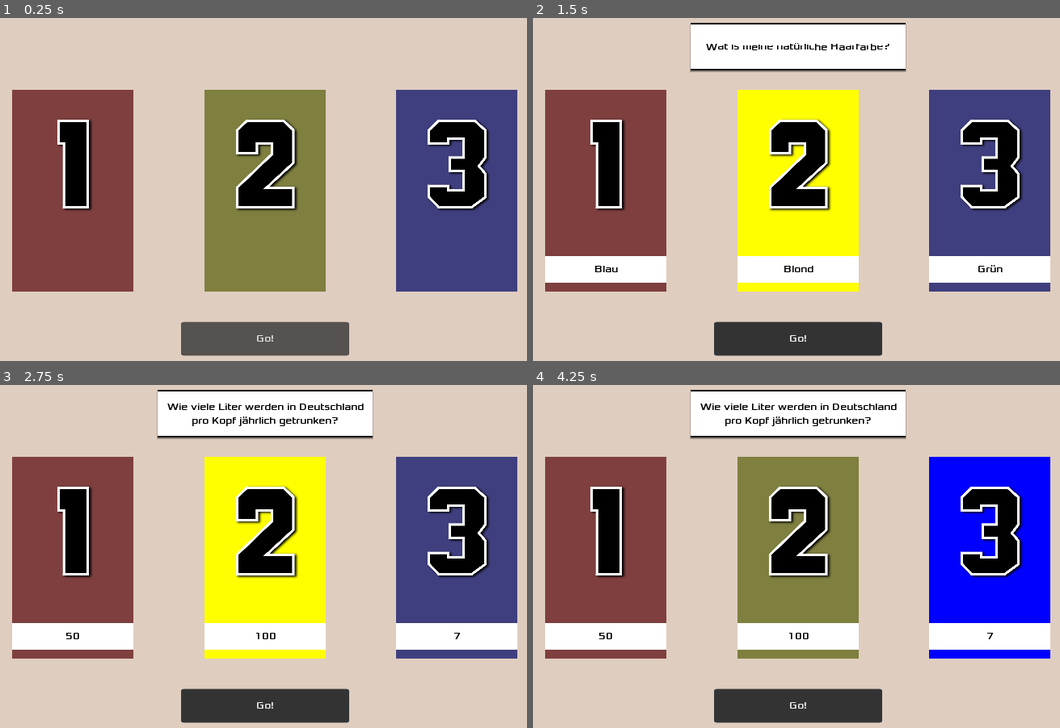
Above: before the commit, frames 1-4 (two rows, left to right).
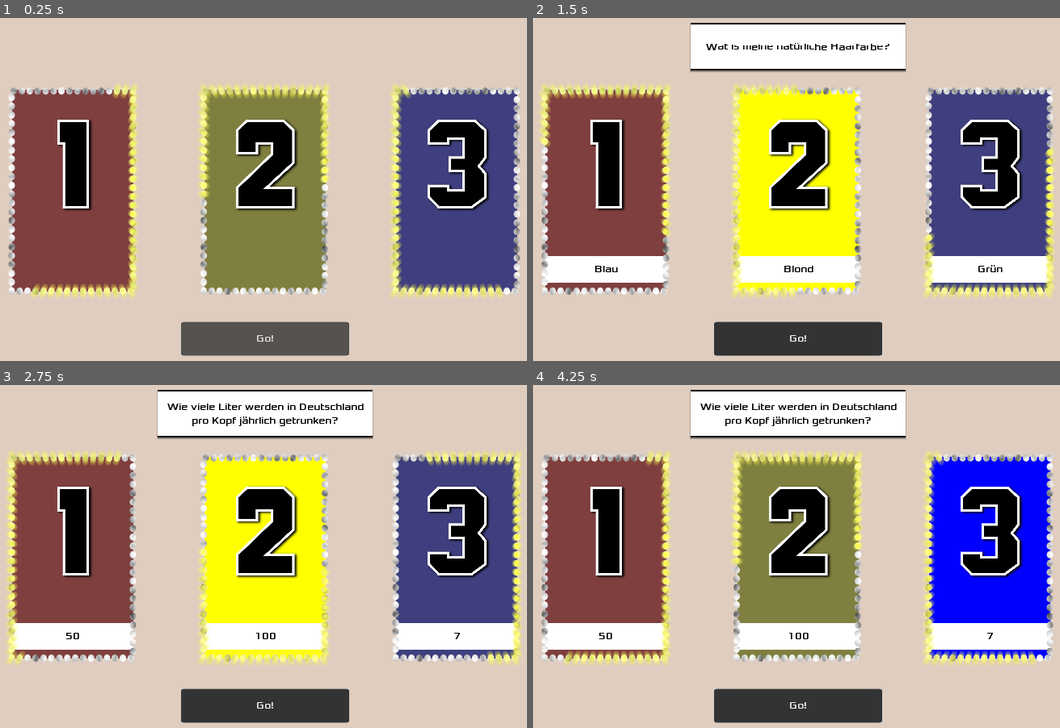
Above: after the commit, the same moments.

Repository: independens/1-2-oder-3
Game: Godot game, scene res://Main.tscn
Two runs of this game, one before a commit and one after it. Both use one fixed random seed, a clock stepped at 60 frames per second and the inputs below.
Inputs:
- Up to frame 1 (0.25 s): no input
- Up to frame 2 (1.5 s): click "Go!" at 0.5 s; click "Go!" at 1.25 s
- Up to frame 3 (2.75 s): click "Go!" at 2 s
- Up to frame 4 (4.25 s): no input

The runs differ from the first frame. In frame 1, 6.8% of the frame differs, in the area x 1-99%, y 19-82%; in frame 2, 6.6%; in frame 3, 6.7%; in frame 4, 6.8%.

Commit message:
improved looplights

Diff:
--- a/AnswerOption.gd
+++ b/AnswerOption.gd
@@ -7,6 +7,9 @@
 export var default_color = Color("343434")
 export var number: int = 1
 
+func _ready():
+	$AnimatedSprite.set_frame(8*number)
+
 func _process(delta):
 	if text == "":
 		$Text.hide()
@@ -15,6 +18,7 @@
 	$Text.set_text(text)
 	$Background.set_frame_color(_get_color())
 	$Sprite.set_texture(number_texture)
+
 
 func set_highlight(value: bool):
 	highlight = value
--- a/AnswerOption.tscn
+++ b/AnswerOption.tscn
@@ -73,9 +73,8 @@
 }
 
 [node name="AnimatedSprite" type="AnimatedSprite" parent="."]
-visible = false
-position = Vector2( 179.875, 276.942 )
-scale = Vector2( 0.662818, 0.662818 )
+position = Vector2( 176, 300 )
+scale = Vector2( 0.636943, 0.706652 )
 frames = SubResource( 1 )
-frame = 21
+frame = 13
 playing = true
--- a/Main.tscn
+++ b/Main.tscn
@@ -104,5 +104,4 @@
 
 [node name="Timer" type="Timer" parent="."]
 wait_time = 0.35
-
 [connection signal="pressed" from="CanvasLayer/PlayButton" to="." method="_on_Button2_pressed"]
--- a/project.godot
+++ b/project.godot
@@ -10,6 +10,7 @@
 
 _global_script_classes=[  ]
 _global_script_class_icons={
+
 }
 
 [application]
